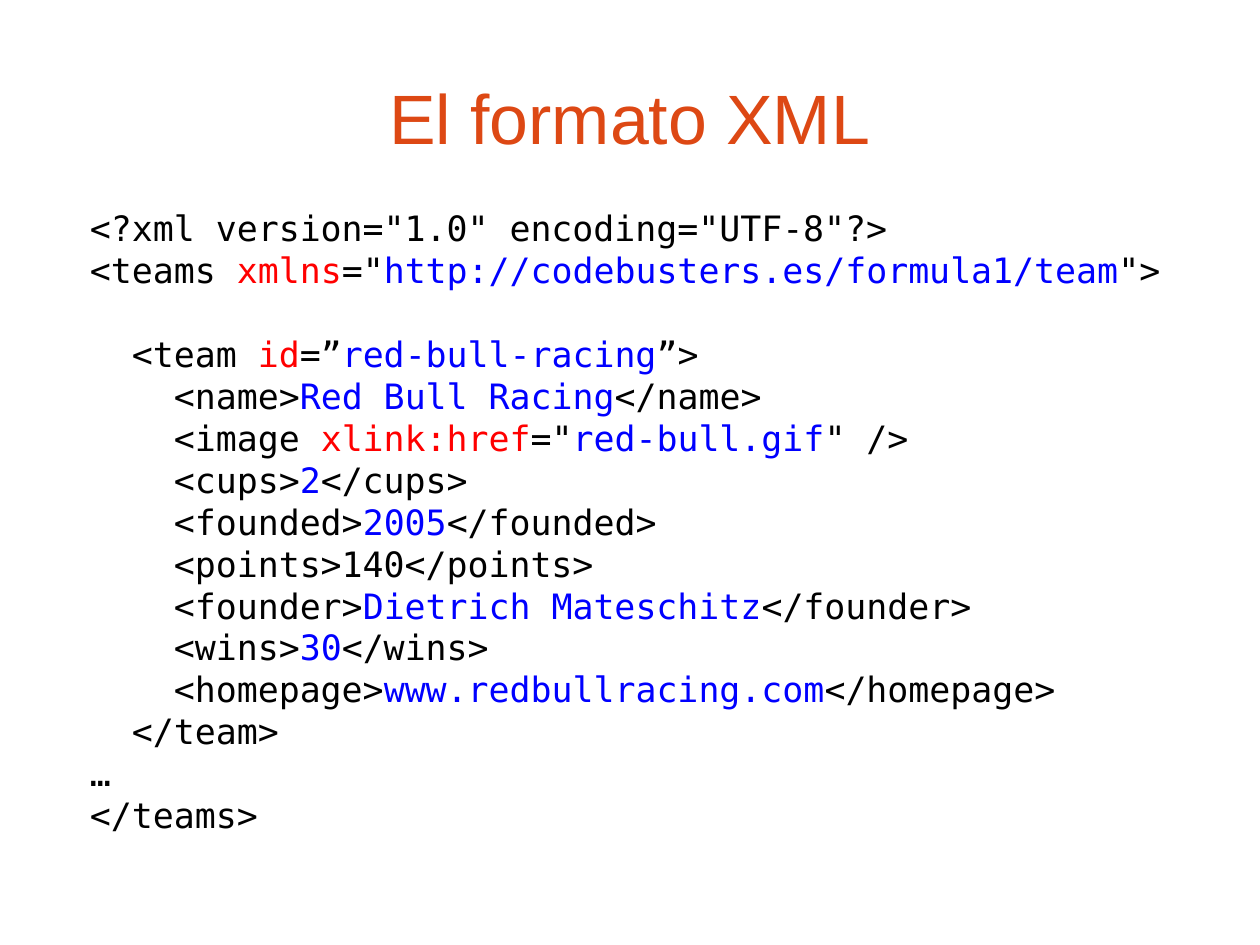
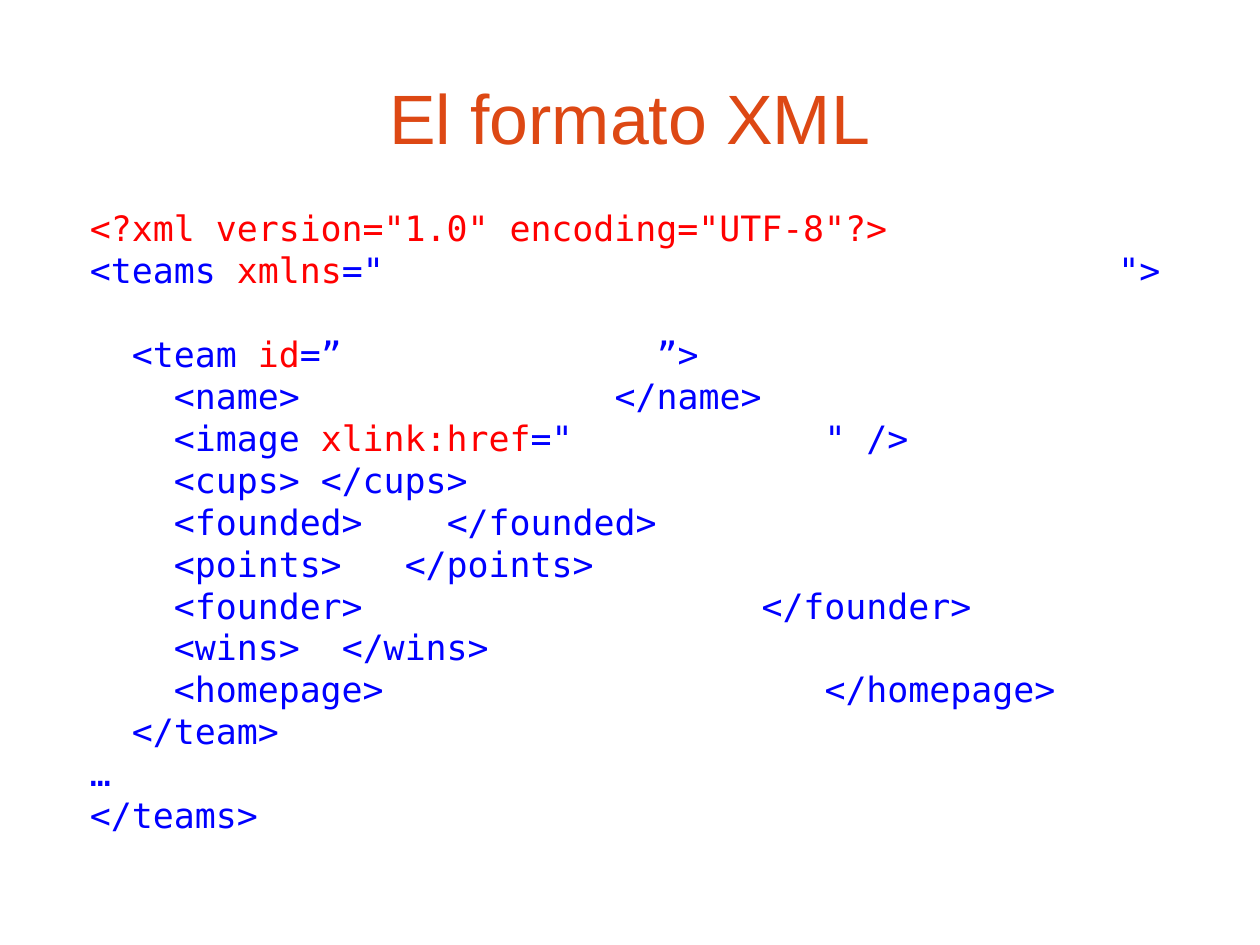
Before and after one commit to jpuerto/barcampes2012-cocoon, a slide deck: slide 3 of presentacion/Procesamiento de XML con Apache Cocoon 3.0.odp. Drawn at 1260x945 pixels with LibreOffice and Linux fonts; fonts in the diff are those of the drawing; background and template pictures are left out. Boxes give left, top, right and bottom in pixels: in the first picture for what was removed or moved away, otherwise in the second. Text is boxed around its words. In the diff, an @@ line names an element or a change of style, - is before the commit and + after.

```diff
--- a/presentacion/Procesamiento de XML con Apache Cocoon 3.0.odp
+++ b/presentacion/Procesamiento de XML con Apache Cocoon 3.0.odp
@@ subtitle "<?xml version="1.0" encoding="UTF-8"?>" at (90,214,1160,832): text colour #000000 to #FF0000 in "<?xml version="1.0" encoding="UTF-8"?>"; text colour #000000 to #0000FF in "<teams xmlns="http://codebusters.es/formula1/team">", "<team id=”red-bull-racing”>", "<name>Red Racing</name>", "<image xlink:href="red-bull.gif" />" and 9 more places; text colour #0000FF to #FFFFFF in "xmlns="http://codebusters.es/formula1/team">", "id=”red-bull-racing”>", "<name>Red Bull Racing</name>", "xlink:href="red-bull.gif"" and 5 more places; text colour #000000 to #FFFFFF in "<points>140</points>" @@
```
Also in this commit, not shown: 4 other slides changed, 13 slides added.
